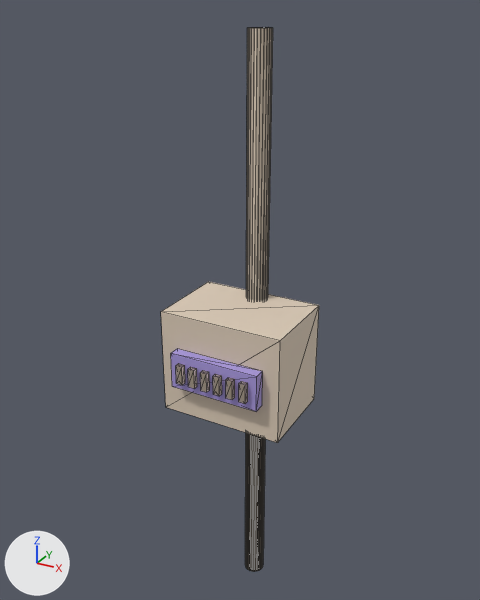
The glTF model assets/models/meter.gltf, before and after one commit.
The view is the same before and after, from a 50 mm lens placed at (0.58, -1.088, 0.657), pointed at (-0.016, -0.005, 0.115). The axes (+X, +Y, +Z) are drawn at lower left. The lights are the same throughout. The older version comes first. Mesh edges are drawn as thin lines. Where no turn or scale is listed for an object, it has been applied to the vertices.

The first picture shows 'digit_0', 'digit_1', 'digit_2', 'digit_3', 'digit_4', 'digit_5', 'index', 'meter.001', 'pipe'.
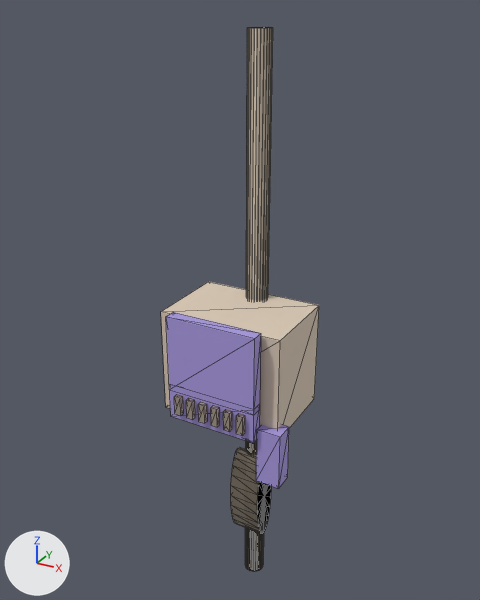
Location of each change, (x1, y1, x2, y2) in pixels of the pictures (480 x 600 px):
'dial', added (blue)
    after: (166, 312, 261, 415)
'index', moved
    before: (171, 349, 262, 412)
    after: (169, 385, 260, 443)
'valve', added
    after: (231, 447, 271, 534)
'seal', added (blue)
    after: (256, 425, 289, 489)
'digit_5', moved
    before: (239, 381, 248, 404)
    after: (236, 413, 245, 436)
'digit_4', moved
    before: (226, 377, 235, 400)
    after: (223, 409, 232, 431)
'digit_3', moved
    before: (213, 374, 222, 396)
    after: (211, 405, 220, 427)
'digit_1', moved
    before: (188, 367, 197, 389)
    after: (186, 398, 195, 419)
'digit_2', moved
    before: (200, 370, 210, 392)
    after: (198, 402, 208, 423)
'digit_0', moved
    before: (176, 363, 185, 385)
    after: (174, 394, 184, 416)

The change in detail:
Object 'index' (ob_index) moves from (0.0, -0.13, 0.0) to (0.0, -0.14, -0.065).
Object 'digit_0' (ob_digit_0) moves from (-0.07, -0.148, 0.0) to (-0.07, -0.158, -0.065).
Object 'digit_1' (ob_digit_1) moves from (-0.042, -0.148, 0.0) to (-0.042, -0.158, -0.065).
Object 'digit_2' (ob_digit_2) moves from (-0.014, -0.148, 0.0) to (-0.014, -0.158, -0.065).
Object 'digit_3' (ob_digit_3) moves from (0.014, -0.148, 0.0) to (0.014, -0.158, -0.065).
Object 'digit_4' (ob_digit_4) moves from (0.042, -0.148, 0.0) to (0.042, -0.158, -0.065).
Object 'digit_5' (ob_digit_5) moves from (0.07, -0.148, 0.0) to (0.07, -0.158, -0.065).
Object 'valve' (ob_valve) is new; it shows me_meter_metal_cylinder.
Its parent is ob_meter.
Its location is (0.0, 0.02, -0.38).
Its rotation in degrees is (0, 90, 0).
Its scale is (0.22, 0.07, 0.07).
Object 'seal' (ob_seal) is new; it shows me_meter_accent_box.
Its parent is ob_meter.
Its location is (0.12, -0.12, -0.14).
Its scale is (0.05, 0.04, 0.12).
Object 'dial' (ob_dial) is new; it shows me_meter_accent_box.
Its parent is ob_meter.
Its location is (0.0, -0.14, 0.04).
Its scale is (0.19, 0.025, 0.16).
